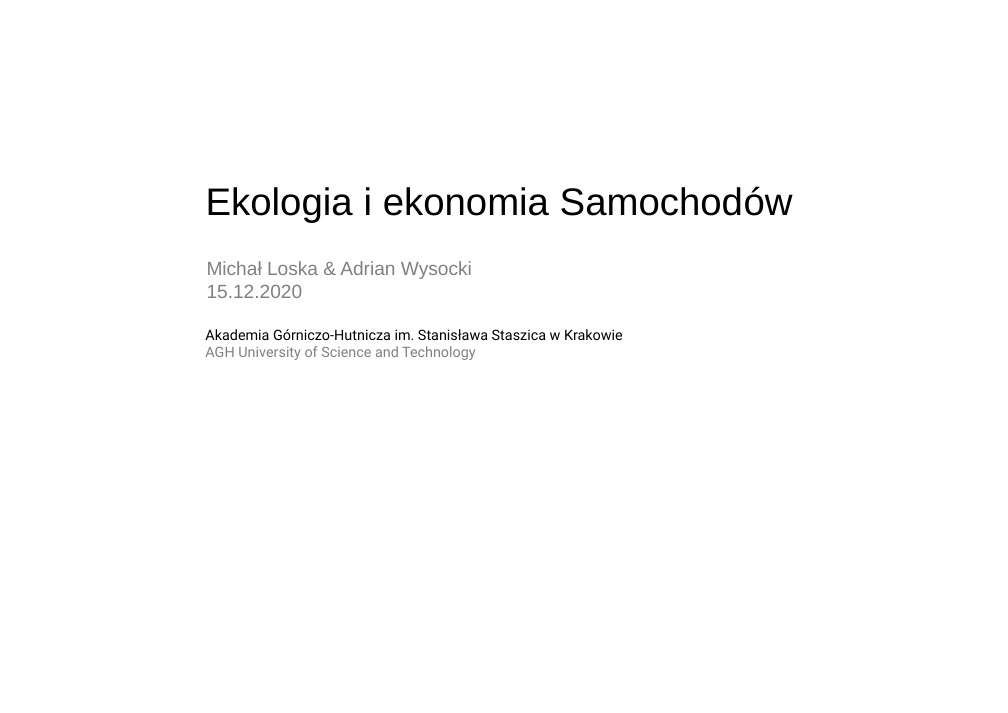
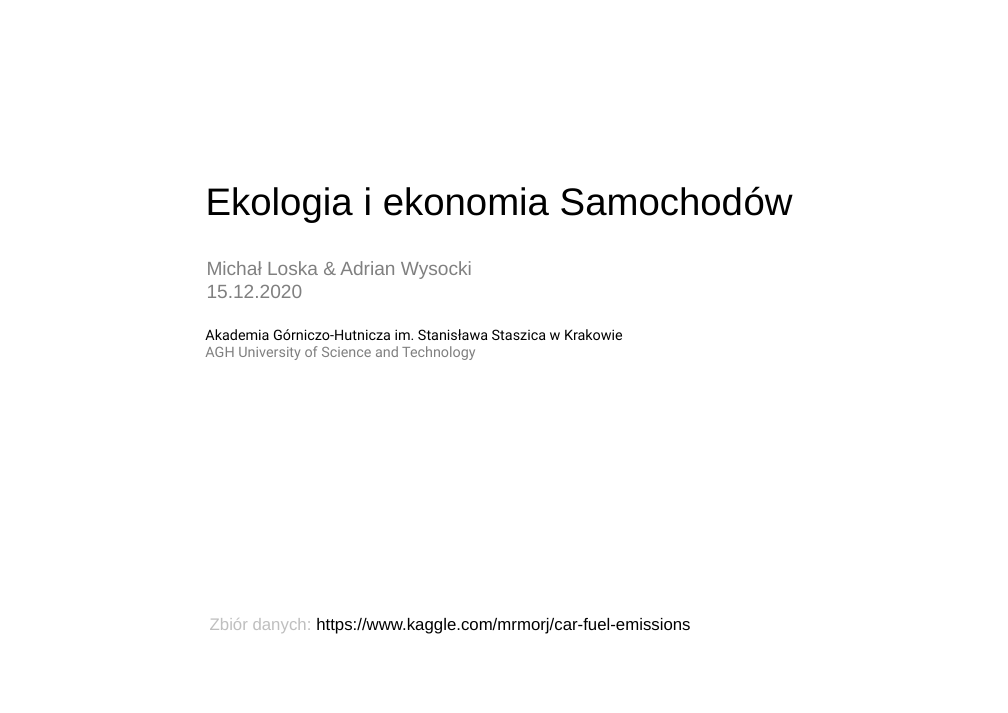
Before and after one commit to michalloska/DataExploration_Project, a slide deck: slide 1 of prezentacja.ppt. Drawn at 1008x713 pixels with LibreOffice and Linux fonts; fonts in the diff are those of the drawing; background and template pictures are left out. Boxes give left, top, right and bottom in pixels: in the first picture for what was removed or moved away, otherwise in the second. Text is boxed around its words. In the diff, an @@ line names an element or a change of style, - is before the commit and + after.

```diff
--- a/prezentacja.ppt
+++ b/prezentacja.ppt
@@ text added at bbox=[210, 618, 690, 634], 14 pt, text #000000 @@
+Zbiór danych: https://www.kaggle.com/mrmorj/car-fuel-emissions
```
Also in this commit, not shown: 4 other slides changed, 6 slides added, 4 slides removed, 1 other file.
